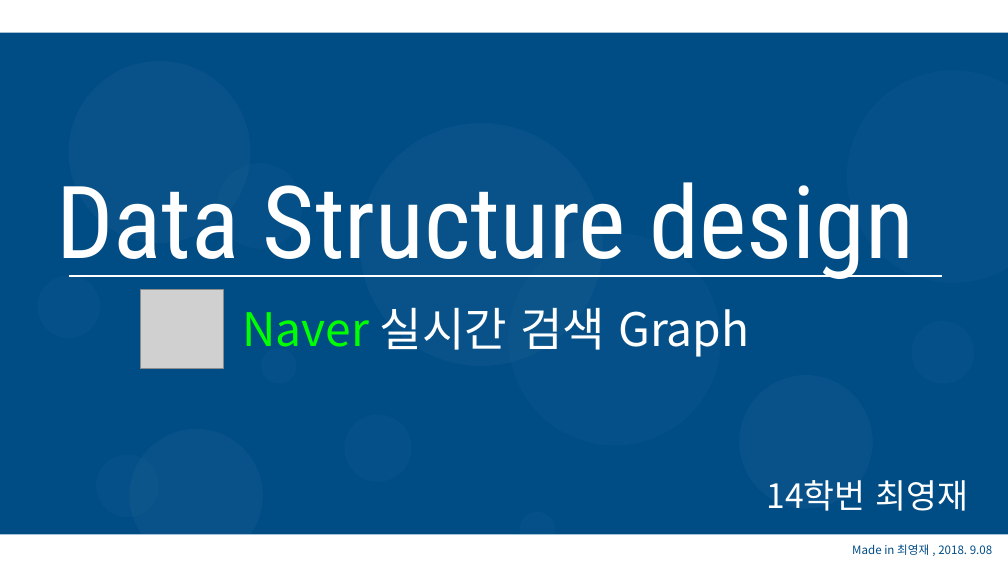
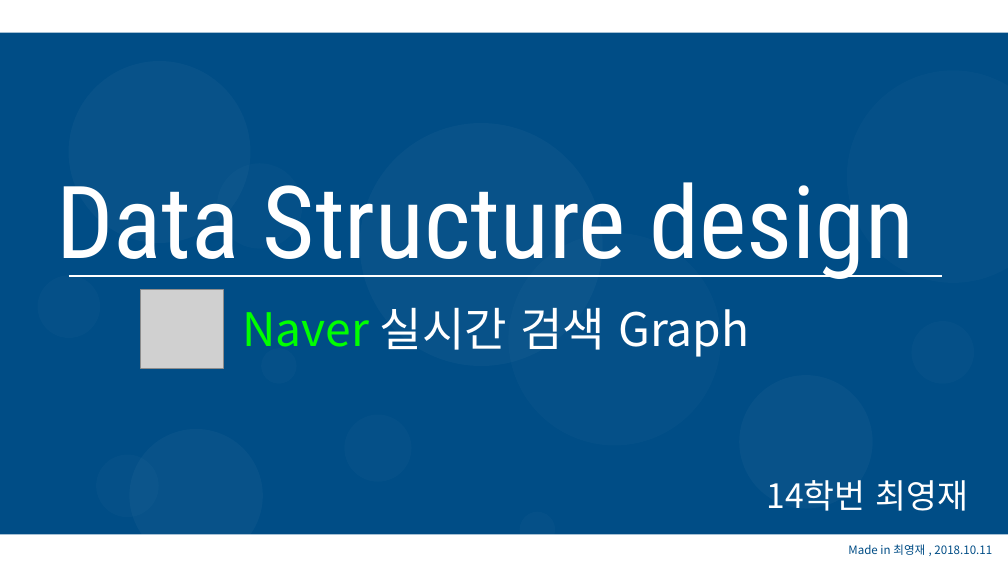
Before and after one commit to choiyooung/DATA_STRUCTURE_DESIGN, a slide deck: slide 1 of 자구설과제 2차발표.pptx. Drawn at 1008x567 pixels with LibreOffice and Linux fonts; fonts in the diff are those of the drawing; grey boxes stand for pictures. Boxes give left, top, right and bottom in pixels: in the first picture for what was removed or moved away, otherwise in the second. Text is boxed around its words. In the diff, an @@ line names an element or a change of style, - is before the commit and + after.

```diff
--- a/자구설과제 2차발표.pptx
+++ b/자구설과제 2차발표.pptx
@@ text at <box>848,544,992,555</box>: text changed @@
-Made in 최영재 , 2018. 9.08
+Made in 최영재 , 2018.10.11
```
Also in this commit, not shown: 5 other slides changed, 10 slides added, 1 slide removed, 5 other files.
